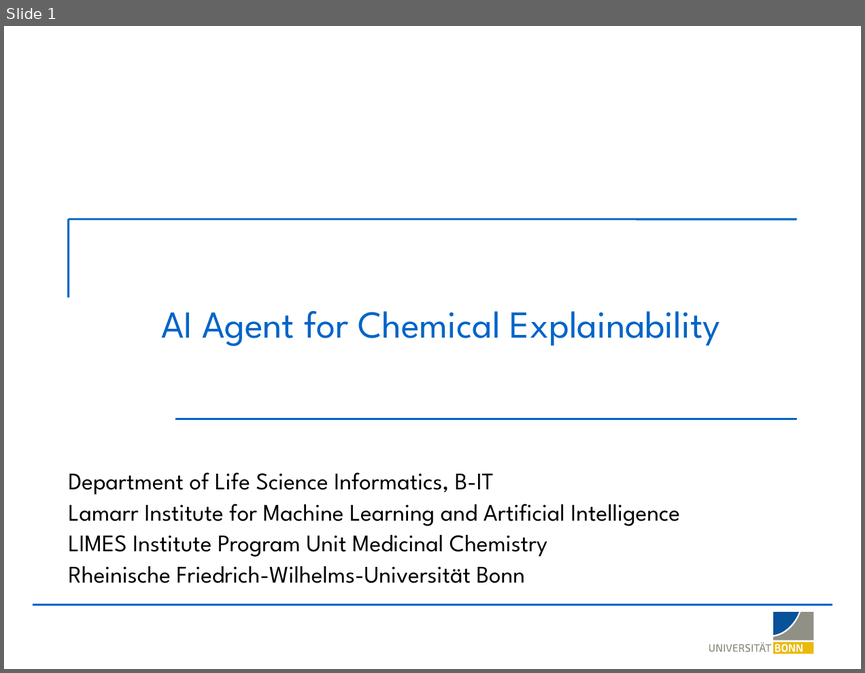
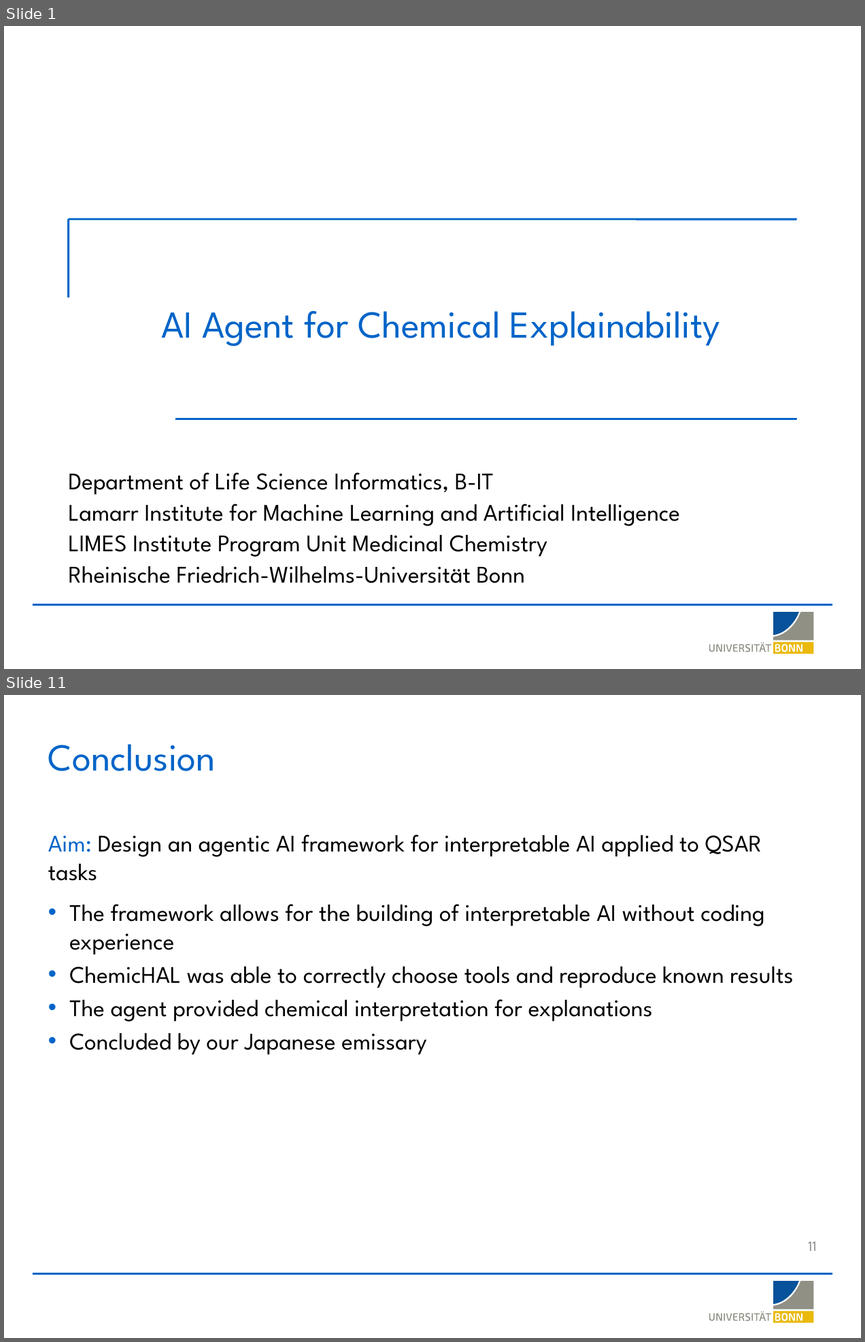
Before and after one commit to LSI-Uni-Bonn/ChemicHAL, a slide deck: slides/AI_Agent_Explainability.pptx. Shown one above the other, each under a label of ours: slide 1 before the commit, slides 1 and 11 after it; the slides between them are not shown. The pictures are 865x673 and 865x1342 pixels, drawn with LibreOffice and Linux fonts; fonts in the diff are those of the drawing; background and template pictures are left out. Boxes give left, top, right and bottom in pixels: in the first picture for what was removed or moved away, otherwise in the second. Text is boxed around its words. In the diff, an @@ line names an element or a change of style, - is before the commit and + after.

Commit message:
Add BRF algorithm, similarity-filtered MolCE foils, decomposition-based anchor occurrence
- ML: register BalancedRandomForestClassifier ("BRF") in train_model,
  build_model_from_split_file, train_on_split_file, and get_ml_info; route
  it through SHAP TreeExplainer.
- MolCE: rename `similarity_threshold` -> `scaffold_similarity_threshold`,
  add `min_similarity` Tanimoto cutoff on rebuilt foils with similarity-desc
  tiebreak on contrast ties; refactor top-N R-group/scaffold selection with
  early-stop and per-call foil reuse.
- MolAnchor: substructure occurrence now counts compounds whose BRICS
  decomposition actually produces the rule fragment(s), matching the
  population the anchor was drawable from; aggregator extended to use the
  union of merged-group fragments and store fragment_smiles per result.
- SHAP rendering: bump default mol_size to 1200x1200 and tighten contour
  params (sigma 0.22, gridResolution 0.04, 20 contour lines) for sharper
  atom-weight heatmaps.
- Slides: refresh AI_Agent_Explainability and figures_AI_agent decks.
- Add notebooks/test_xai_gnn_compatibility.ipynb.

```diff
--- a/slides/AI_Agent_Explainability.pptx
+++ b/slides/AI_Agent_Explainability.pptx
@@ slide 11 added at (4,695,861,1338), background #FFFFFF; not listed: 20 template elements that a slide beside it also shows @@
@@ title added at (48,744,215,771), 32 pt, text #0064C8 @@
+Conclusion
@@ text added at (48,834,793,1055), 20 pt, text #000000 @@
+Aim: Design an agentic AI framework for interpretable AI applied to QSAR tasks
+• The framework allows for the building of interpretable AI without coding experience
+• ChemicHAL was able to correctly choose tools and reproduce known results
+• The agent provided chemical interpretation for explanations
+• Concluded by our Japanese emissary
@@ page number added at (808,1241,817,1251), 12 pt, text #8B8B8B @@
+11
```
Also in this commit, not shown: 3 slides changed, 8 other slides added, 9 slides removed, 9 other files.
